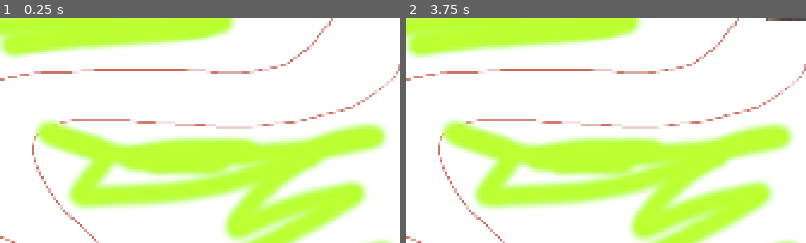
Above: before the commit, frames 1-2 (left to right).
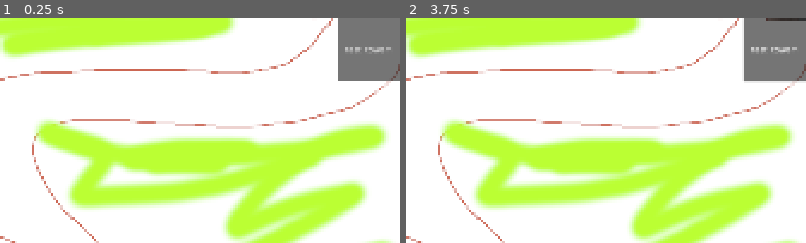
Above: after the commit, the same moments.

Repository: AstroFP/BrainRot-Tower-Defense
Game: Godot game, scene res://scenes/levels/test_level.tscn
Two runs of this game, one before a commit and one after it. Both use one fixed random seed, a clock stepped at 60 frames per second and the inputs below.
Inputs (mouse positions are % of the whole screen's width and height, from its top left):
- Up to frame 1 (0.25 s): no input
- Up to frame 2 (3.75 s): click (96, 7) at 0.5 s, where only the run after the commit has a clickable "test_tower1"; click (96, 7) at 1.25 s, where only the run after the commit has a clickable "test_tower1"; click (96, 7) at 2 s, where only the run after the commit has a clickable "test_tower1"; tap Enter at 2.75 s; move the mouse to (72, 45) at 2.77 s; hold Space (play) 2.78-3.5 s; click (72, 45) at 2.92 s; drag from (30, 55) to (45, 70) at 3.52 s
The pictures show only the part of the screen within x 50-100%, y 0-50%; the shares and areas given below are measured in that part.

The runs differ from the first frame. In frame 1, 4.3% of the frame differs, in the area x 84-100%, y 0-28%; in frame 2, 4.3%.

Commit message:
feat: Add tower placement functionality and associated resources
- Introduced a new tower resource (`test_tower.tres`) with properties such as price, damage, and attack radius.
- Created a new sprite asset for the tower (`villager.png`) and linked it to the tower resource.
- Developed the `Tower` scene (`tower.tscn`) with necessary nodes for sprite rendering and attack range display.
- Implemented the `TowerStats` script to manage tower attributes and display settings.
- Added the `TowerPlacementManager` script to handle tower placement logic, including drag-and-drop functionality and interaction with the UI.
- Established connections for area detection to manage tower placement validity.

Diff:
--- /dev/null
+++ b/assets/shaders/tower_attack_radius_display_shader.gdshader
@@ -0,0 +1,35 @@
+shader_type canvas_item;
+
+uniform vec4 fill_color : source_color;   // Color inside the circle (with alpha)
+uniform vec4 border_color : source_color; // Color of the border (with alpha)
+uniform float border_thickness = 0.05;  // Thickness of border (0.0 to 1.0 range)
+
+void fragment() {
+    // Normalize UV to -1 to 1 range
+    vec2 uv = (UV - vec2(0.5)) * 2.0;
+    float dist = length(uv);
+
+    // Define circle radius
+    float radius = 1.0;
+
+    // Smooth edges
+    float edge_smooth = 0.005;
+
+    // Inner and outer thresholds
+    float inner = radius - border_thickness;
+
+    // Blend between fill and border based on distance
+    if (dist > radius) {
+        discard; // Fully outside the circle
+    } else if (dist > inner) {
+        // Border area
+        COLOR = border_color;
+    } else {
+        // Inside fill area
+        COLOR = fill_color;
+    }
+
+    // Optional: Add a smooth edge to avoid aliasing
+    float alpha_fade = smoothstep(radius, radius - edge_smooth, dist);
+    COLOR.a *= alpha_fade;
+}
--- /dev/null
+++ b/resources/test_tower.tres
@@ -0,0 +1,13 @@
+[gd_resource type="Resource" script_class="TowerStats" load_steps=3 format=3 uid="uid://b66hya4spt8sj"]
+
+[ext_resource type="Script" uid="uid://dvdcvjd7do71g" path="res://scripts/resources/tower_stats.gd" id="1_x3s63"]
+[ext_resource type="Texture2D" uid="uid://cvlpotj0jx37a" path="res://assets/sprites/villager.png" id="2_m5euk"]
+
+[resource]
+script = ExtResource("1_x3s63")
+texture = ExtResource("2_m5euk")
+price = 0
+damage = 1
+pierce = 1
+attack_radius = 500.0
+metadata/_custom_type_script = "uid://dvdcvjd7do71g"
--- a/scenes/game_manager.tscn
+++ /dev/null
@@ -1,6 +0,0 @@
-[gd_scene load_steps=2 format=3 uid="uid://bo7226b1wsgh0"]
-
-[ext_resource type="Script" uid="uid://813n1uieffou" path="res://scripts/game_manager.gd" id="1_hwd4i"]
-
-[node name="GameManager" type="Node2D"]
-script = ExtResource("1_hwd4i")
--- a/scenes/levels/test_level.tscn
+++ b/scenes/levels/test_level.tscn
@@ -1,7 +1,8 @@
-[gd_scene load_steps=4 format=3 uid="uid://bncs3ty5546u5"]
+[gd_scene load_steps=5 format=3 uid="uid://bncs3ty5546u5"]
 
 [ext_resource type="Texture2D" uid="uid://txfxh2a7blna" path="res://assets/sprites/TestBackgroundSprite.png" id="1_yautc"]
-[ext_resource type="PackedScene" uid="uid://bo7226b1wsgh0" path="res://scenes/game_manager.tscn" id="2_fr1um"]
+[ext_resource type="Script" uid="uid://813n1uieffou" path="res://scripts/game_manager.gd" id="2_yautc"]
+[ext_resource type="Script" uid="uid://b8mfeebciipi4" path="res://scripts/tower_placement_manager.gd" id="5_48ne7"]
 
 [sub_resource type="Curve2D" id="Curve2D_86d4f"]
 _data = {
@@ -17,6 +18,45 @@
 [node name="Path" type="Path2D" parent="."]
 curve = SubResource("Curve2D_86d4f")
 
-[node name="GameManager" parent="." instance=ExtResource("2_fr1um")]
+[node name="Camera2D" type="Camera2D" parent="."]
 
-[node name="Camera2D" type="Camera2D" parent="."]
+[node name="GameManager" type="Node" parent="."]
+script = ExtResource("2_yautc")
+metadata/_custom_type_script = "uid://813n1uieffou"
+
+[node name="TowerPlacementManager" type="Node2D" parent="."]
+position = Vector2(1770, 0)
+script = ExtResource("5_48ne7")
+metadata/_custom_type_script = "uid://b8mfeebciipi4"
+
+[node name="UICanvas" type="CanvasLayer" parent="."]
+
+[node name="UI" type="Control" parent="UICanvas"]
+layout_mode = 3
+anchors_preset = 15
+anchor_right = 1.0
+anchor_bottom = 1.0
+grow_horizontal = 2
+grow_vertical = 2
+
+[node name="VBoxContainer" type="VBoxContainer" parent="UICanvas/UI"]
+layout_mode = 1
+anchors_preset = 11
+anchor_left = 1.0
+anchor_right = 1.0
+anchor_bottom = 1.0
+grow_horizontal = 0
+grow_vertical = 2
+
+[node name="Button" type="Button" parent="UICanvas/UI/VBoxContainer"]
+z_index = -1
+custom_minimum_size = Vector2(150, 150)
+layout_mode = 2
+mouse_filter = 1
+theme_override_font_sizes/font_size = 20
+text = "test_tower1"
+
+[connection signal="mouse_entered" from="UICanvas/UI/VBoxContainer" to="TowerPlacementManager" method="_on_v_box_container_mouse_entered"]
+[connection signal="mouse_exited" from="UICanvas/UI/VBoxContainer" to="TowerPlacementManager" method="_on_v_box_container_mouse_exited"]
+[connection signal="button_down" from="UICanvas/UI/VBoxContainer/Button" to="TowerPlacementManager" method="_on_button_button_down"]
+[connection signal="pressed" from="UICanvas/UI/VBoxContainer/Button" to="TowerPlacementManager" method="_on_button_pressed"]
--- a/scenes/levels/test_level2.tscn
+++ b/scenes/levels/test_level2.tscn
@@ -30,6 +30,6 @@
 
 [node name="Camera2D" type="Camera2D" parent="."]
 
-[node name="GameManager" type="Node2D" parent="."]
+[node name="GameManager" type="Node" parent="."]
 script = ExtResource("3_q0jxe")
 metadata/_custom_type_script = "uid://813n1uieffou"
--- /dev/null
+++ b/scenes/tower.tscn
@@ -0,0 +1,41 @@
+[gd_scene load_steps=7 format=3 uid="uid://byr5wrajar67m"]
+
+[ext_resource type="Script" uid="uid://cee76wl24loru" path="res://scripts/tower.gd" id="1_2x682"]
+[ext_resource type="Shader" uid="uid://pa5l42fbsi14" path="res://assets/shaders/tower_attack_radius_display_shader.gdshader" id="2_ay4al"]
+
+[sub_resource type="CircleShape2D" id="CircleShape2D_7j8ug"]
+radius = 1.0
+
+[sub_resource type="ShaderMaterial" id="ShaderMaterial_ay4al"]
+shader = ExtResource("2_ay4al")
+shader_parameter/fill_color = Color(1, 0.280178, 0.142634, 0.588235)
+shader_parameter/border_color = Color(1, 0, 0, 0.588235)
+shader_parameter/border_thickness = 0.03
+
+[sub_resource type="CanvasTexture" id="CanvasTexture_ktxwe"]
+
+[sub_resource type="CircleShape2D" id="CircleShape2D_ay4al"]
+radius = 2.0
+
+[node name="Tower" type="Node2D"]
+script = ExtResource("1_2x682")
+
+[node name="TowerSprite" type="Sprite2D" parent="."]
+z_index = 1
+
+[node name="AttackRange" type="Area2D" parent="."]
+
+[node name="AttackRangeHitbox" type="CollisionShape2D" parent="AttackRange"]
+shape = SubResource("CircleShape2D_7j8ug")
+
+[node name="AttackRangeDisplay" type="Sprite2D" parent="AttackRange/AttackRangeHitbox"]
+material = SubResource("ShaderMaterial_ay4al")
+texture = SubResource("CanvasTexture_ktxwe")
+
+[node name="Hitbox" type="Area2D" parent="."]
+
+[node name="HitboxCollisionBox" type="CollisionShape2D" parent="Hitbox"]
+shape = SubResource("CircleShape2D_ay4al")
+
+[connection signal="area_entered" from="Hitbox" to="." method="_on_hitbox_area_entered"]
+[connection signal="area_exited" from="Hitbox" to="." method="_on_hitbox_area_exited"]
--- a/scripts/game_manager.gd
+++ b/scripts/game_manager.gd
@@ -1,5 +1,5 @@
 class_name GameManager
-extends Node2D
+extends Node
 
 # array of paths on the level
 var paths: Array
--- /dev/null
+++ b/scripts/resources/tower_stats.gd
@@ -0,0 +1,13 @@
+class_name TowerStats
+extends Resource
+
+@export var texture: Texture2D
+@export var price:= 0
+@export var damage:= 1
+@export var pierce:= 1
+@export_range(0, 800, 0.1, "or_greater") var attack_radius:= 500.0
+
+var attack_range_display_color_valid := Color(.5, .5, .5, .5)
+var attack_range_display_border_color_valid := Color(.3, .3, .3, .5)
+var attack_range_display_color_invalid:= Color(1, .3, .1, .5)
+var attack_range_display_border_color_invalid:= Color(1, 0, 0, .5)
--- /dev/null
+++ b/scripts/tower.gd
@@ -0,0 +1,79 @@
+class_name Tower
+extends Node2D
+
+@export var tower_stats: TowerStats
+
+@onready var tower_sprite = $TowerSprite
+@onready var attack_range = $AttackRange
+@onready var attack_range_hitbox = $AttackRange/AttackRangeHitbox
+@onready var attack_range_display = $AttackRange/AttackRangeHitbox/AttackRangeDisplay
+@onready var hitbox_collision_box = $Hitbox/HitboxCollisionBox
+
+var is_placed = false
+enum placement {valid = 0, invalid = 1}
+var placement_state = placement.valid
+
+func _ready():
+	# set attack radius
+	var attack_radius = CircleShape2D.new()
+	attack_radius.radius = tower_stats.attack_radius
+	attack_range_hitbox.shape = attack_radius
+
+	# set attack radius display
+	update_attak_range_display_size()
+	update_attack_range_display_color_to_valid()
+
+	# set sprite texture
+	tower_sprite.texture = tower_stats.texture
+	#tower_sprite.scale = Vector2(.25,.25)
+
+	# set hitbox size
+	var hitbox_radius = CapsuleShape2D.new()
+	hitbox_radius.radius = tower_sprite.texture.get_size().x
+	hitbox_radius.height = tower_sprite.texture.get_size().y
+	hitbox_collision_box.shape = hitbox_radius
+
+	# disable AI
+	set_process(false)
+	set_physics_process(false)
+	#process_mode = Node.PROCESS_MODE_DISABLED
+
+func _physics_process(delta):
+	pass
+
+
+func place_tower():
+	is_placed = true
+	set_process(true)
+	set_physics_process(true)
+	toggle_attack_range_display()
+
+func update_attak_range_display_size():
+	var texture_size = attack_range_display.get_texture().get_size()
+	var scale_factor = (tower_stats.attack_radius * 2.0) / texture_size.x
+	attack_range_display.scale = Vector2(scale_factor, scale_factor)
+
+
+func update_attack_range_display_color_to_valid():
+	attack_range_display.material.set_shader_parameter("fill_color", tower_stats.attack_range_display_color_valid)
+	attack_range_display.material.set_shader_parameter("border_color", tower_stats.attack_range_display_border_color_valid)
+
+
+func update_attack_range_display_color_to_invalid():
+	attack_range_display.material.set_shader_parameter("fill_color", tower_stats.attack_range_display_color_invalid)
+	attack_range_display.material.set_shader_parameter("border_color", tower_stats.attack_range_display_border_color_invalid)
+
+
+func toggle_attack_range_display():
+	attack_range_display.visible = false if true else false
+
+func _on_hitbox_area_entered(area):
+	if area.get_name() == "Hitbox" && !is_placed:
+		placement_state = placement.invalid
+		update_attack_range_display_color_to_invalid()
+
+
+func _on_hitbox_area_exited(area):
+	if area.get_name() == "Hitbox" && !is_placed:
+		placement_state = placement.valid
+		update_attack_range_display_color_to_valid()
--- /dev/null
+++ b/scripts/tower_placement_manager.gd
@@ -0,0 +1,88 @@
+class_name TowerPlacementManager
+extends Node2D
+
+@onready var camera_2d = $"../Camera2D"
+@onready var v_box_container = $"../UICanvas/UI/VBoxContainer"
+
+var tower : PackedScene = preload("res://scenes/tower.tscn")
+var tower_stats: TowerStats = preload("res://resources/test_tower.tres")
+
+var is_touching_buy_menu := false
+var is_dragging := false
+var dragging_velocity := Vector2.ZERO
+
+var tower_selected = ""
+var spawned_tower: Tower
+var touch_position: Vector2
+
+var max_slow_distance := 400.0
+var min_dragging_speed_scale:= 0.2
+
+# Called when the node enters the scene tree for the first time.
+func _ready():
+	pass
+
+# Called every frame. 'delta' is the elapsed time since the previous frame.
+func _process(delta):
+	if spawned_tower:
+		var dragging_speed_scale:float
+		var node_rect = Rect2(spawned_tower.global_position - spawned_tower.tower_sprite.texture.get_size()*0.5*spawned_tower.scale,
+			spawned_tower.tower_sprite.texture.get_size() * spawned_tower.scale)
+
+		var distance = spawned_tower.global_position.distance_to(touch_position)
+		if node_rect.has_point(touch_position):
+			dragging_speed_scale = 1.0
+		else:
+			dragging_speed_scale = clamp(1.0 - (distance / max_slow_distance),min_dragging_speed_scale,1.0)
+
+		spawned_tower.global_position += dragging_velocity * dragging_speed_scale
+		dragging_velocity = Vector2.ZERO
+
+		if !is_dragging:
+			if spawned_tower.placement_state == 0:
+				spawned_tower.place_tower()
+				tower_selected = ""
+				spawned_tower = null
+				print("tower placed")
+
+func _input(event):
+	if event is InputEventScreenTouch || event is InputEventScreenDrag:
+		var pos = event.position
+		if v_box_container.get_global_rect().has_point(pos):
+			if spawned_tower:
+				spawned_tower.queue_free()
+				tower_selected = ""
+
+	if event is InputEventScreenTouch:
+		is_dragging = event.is_pressed()
+		dragging_velocity = Vector2.ZERO
+	elif event is InputEventScreenDrag && is_dragging:
+		dragging_velocity = event.relative
+
+	if is_dragging:
+		touch_position = event.position * get_canvas_transform() # this took me like an hour to figure out 🙃 #update: I don't need that shit 👌😎🔫
+
+
+func _on_v_box_container_mouse_entered():
+	is_touching_buy_menu = true
+	print("mouse_entered")
+
+
+
+func _on_v_box_container_mouse_exited():
+	is_touching_buy_menu = false
+	print("mouse_exited")
+	if tower_selected == "test_tower" && is_dragging:
+		print("Tower spawned!")
+		spawned_tower = tower.instantiate()
+		spawned_tower.tower_stats = tower_stats
+		get_tree().root.add_child(spawned_tower)
+		spawned_tower.global_position = get_global_mouse_position()
+
+func _on_button_pressed():
+	tower_selected = "test_tower"
+
+
+func _on_button_button_down():
+	tower_selected = "test_tower"
+	print("btn down")
Not shown, added: assets/shaders/tower_attack_radius_display_shader.gdshader.uid
Binary file added: assets/sprites/Arch-Linux-Logo.png
Not shown, added: assets/sprites/Arch-Linux-Logo.png.import
Binary file added: assets/sprites/villager.png
Not shown, added: assets/sprites/villager.png.import
Not shown, added: scripts/resources/tower_stats.gd.uid
Not shown, added: scripts/tower.gd.uid
Not shown, added: scripts/tower_placement_manager.gd.uid
